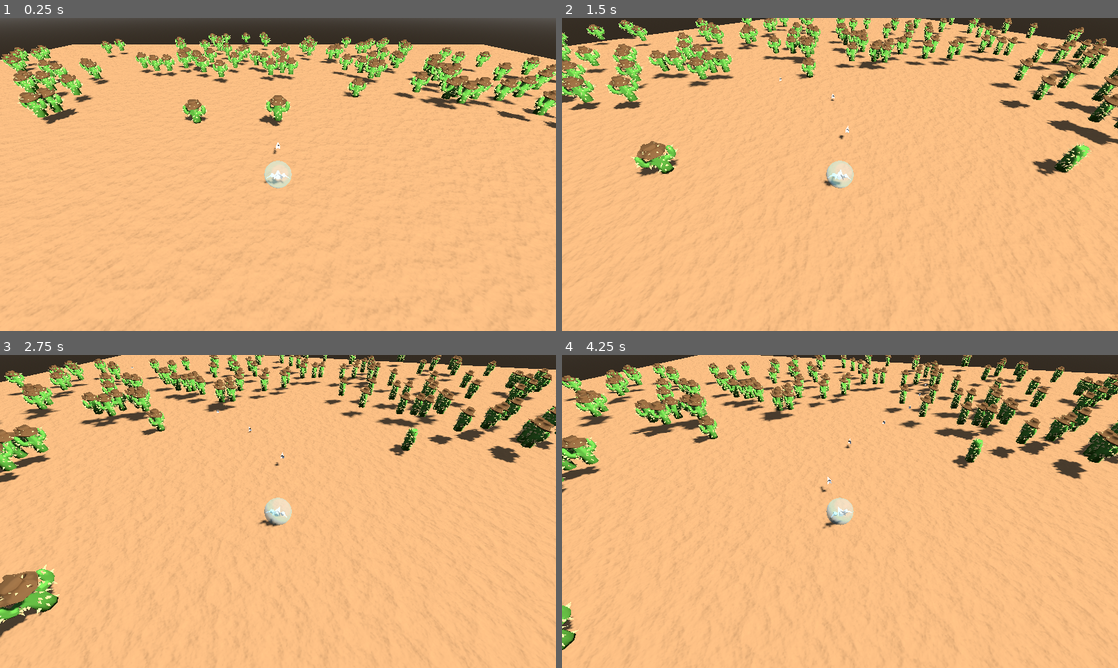
Above: before the commit, frames 1-4 (two rows, left to right).
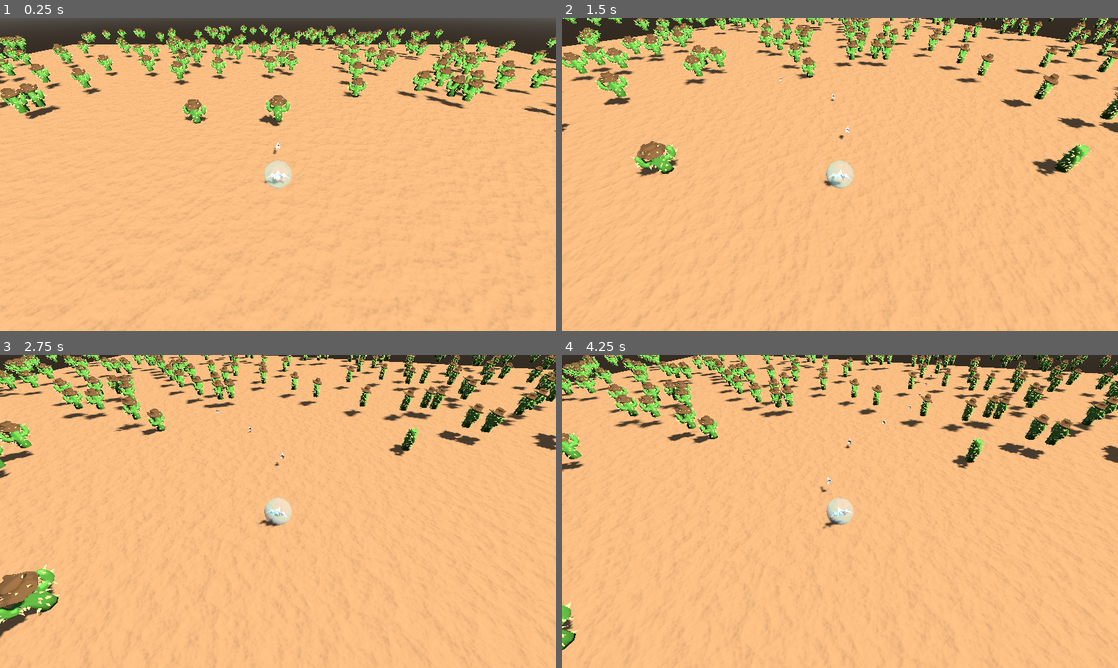
Above: after the commit, the same moments.

Repository: dicemaster5/BubbleSurvivors
Game: Godot game, scene res://scenes/world.tscn
Two runs of this game, one before a commit and one after it. Both use one fixed random seed, a clock stepped at 60 frames per second and the inputs below.
Inputs:
- Up to frame 1 (0.25 s): no input
- Up to frame 2 (1.5 s): hold D (move_right) 0.53-1.28 s; hold S (move_down) from 1.28 s (still down)
- Up to frame 3 (2.75 s): release S (move_down) at 2.03 s; hold D (move_right) from 2.03 s (still down)
- Up to frame 4 (4.25 s): release D (move_right) at 2.78 s; hold W (move_up) 2.78-3.53 s; hold A (move_left) from 3.53 s (still down)

The runs differ from the first frame. In frame 1, 12% of the frame differs, in the area x 0-100%, y 2-37%; in frame 2, 13%; in frame 3, 14%; in frame 4, 16%, in the area x 0-100%, y 0-45%.

Commit message:
Improve distribution of enemies around player

Diff:
--- a/scenes/enemy.gd
+++ b/scenes/enemy.gd
@@ -3,21 +3,27 @@
 @export var target: Node3D
 @export var speed: float = 0.5
 
+# The enemy will despawn if it is too far from the target.
+@export var max_dist_from_target: float = 70.0
+
 # The value of the enemy. Higher value means that the enemy is more difficult to kill and should be spawned less often.
 @export var value: int = 10
 
-signal died(value: int)
+signal despawned(value: int)
 
 # Called when the node enters the scene tree for the first time.
 func _ready() -> void:
-	$Damageable.died.connect(on_died)
+	$Damageable.died.connect(handle_despawn)
 
 func _physics_process(delta: float) -> void:
 	velocity = (target.global_position - global_position).normalized() * speed
 	move_and_slide()
 
-func on_died() -> void:
-	died.emit(value)
+	if global_position.distance_to(target.global_position) > max_dist_from_target:
+		handle_despawn()
+
+func handle_despawn() -> void:
+	despawned.emit(value)
 	queue_free()
 
 # Called every frame. 'delta' is the elapsed time since the previous frame.
--- a/scenes/enemy_spawner.gd
+++ b/scenes/enemy_spawner.gd
@@ -1,10 +1,10 @@
 extends Node3D
 
 @export var base_spawn_radius: float = 20.0
-@export var spawn_radius_variance: float = 30.0
+@export var spawn_radius_variance: float = 50.0
 
 # The desired total value of all enemies. The spawner will spawn enemies until this value is reached.
-@export var target_enemy_value: int = 3000
+@export var target_enemy_value: int = 5000
 
 @export var enemy_scene: PackedScene
 
@@ -28,11 +28,16 @@
 	enemy.target = player_target
 
 	var rand_dir = randf_range(0, 2.0 * PI)
-	var radius = base_spawn_radius + randf_range(0.0, spawn_radius_variance)
-	enemy.global_position = global_position + Vector3(cos(rand_dir) * radius, 0, sin(rand_dir) * radius)
+
+	# Square root interpolation ensures uniform distribution in the ring around player
+	var min_square = pow(base_spawn_radius, 2)
+	var max_square = pow(base_spawn_radius + spawn_radius_variance, 2)
+	var rand_radius = sqrt(min_square + randf() * (max_square - min_square))
+
+	enemy.global_position = global_position + Vector3(cos(rand_dir) * rand_radius, 0, sin(rand_dir) * rand_radius)
 	current_enemy_value += enemy.value
 
-	enemy.died.connect(on_enemy_died)
+	enemy.despawned.connect(on_enemy_despawned)
 
-func on_enemy_died(value: int) -> void:
+func on_enemy_despawned(value: int) -> void:
 	current_enemy_value -= value
